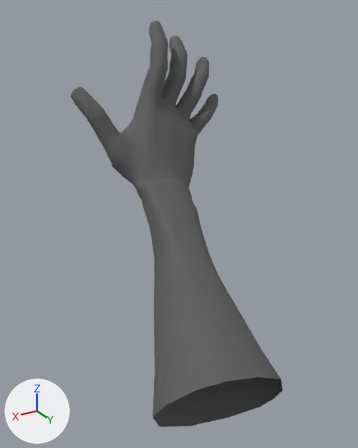
An edit to the FBX model mayaAssets/shadedAssets/handRightOpened_shaded_v001.fbx, drawn before and after from the same camera.
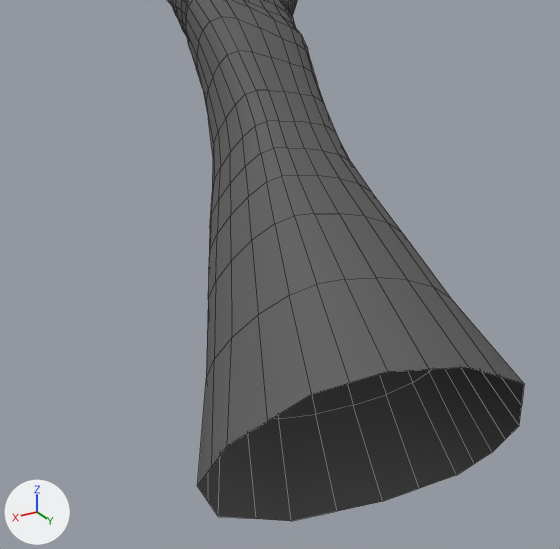
Each version appears first whole from a 50 mm camera at (0.527, 0.881, 0.555) aimed at (0.041, 0.072, 0.151), and next in a close-up from a 50 mm camera at (0.404, 0.698, 0.258) aimed at (0.144, 0.264, 0.042). Arrows for +X, +Y and +Z are at lower left; the lights stay in place. The close-ups show mesh edges as thin lines. Where no turn or scale is listed for an object, it has been applied to the vertices.
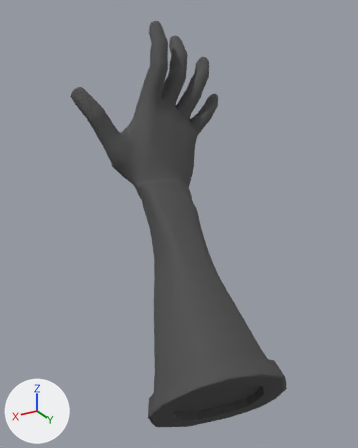
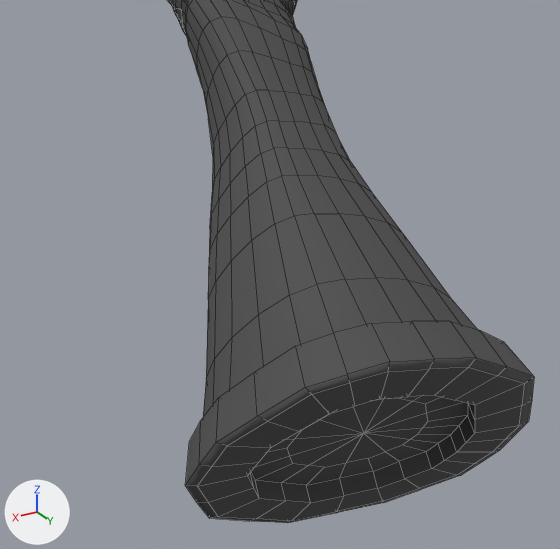
The newer file is also turned or shifted as a whole; pictures and numbers use the older file's frame.

Boxes [x1, y1, x2, y2] around the edits, measured in the close-ups (560 x 549 px):
'polySurface7', reshaped
    before: [167, 0, 524, 521]
    after: [167, 0, 534, 523]
part 1 of me_mesh, built on
    before: [197, 278, 524, 521]
    after: [185, 278, 534, 523]
part 2 of me_mesh, recoloured
    both: [169, 0, 442, 378]

The change, as a list of edits to the scene's bpy script:
```text
Add mat_blinn1:
    mat_blinn1 = principled_material('blinn1')
    mat_blinn1.base_color = (0.0752, 0.0752, 0.0752)  # dark grey #4e4e4e
    mat_blinn1.roughness = 0.853
Change me_mesh:
    used by ob_polysurface7; location = (0.0, 0.0773, 0.183)
    remove me_mesh.from_pydata(...)  # 1545 vertices, 1532 faces; spans x -0.232..0.233, y -0.33..0.332, z -0.354..0.352
    add me_mesh.from_pydata(...)  # 1690 vertices, 1688 faces; spans x -0.232..0.24, y -0.33..0.334, z -0.359..0.352
    me_mesh part 1
    24 faces are deleted
    129 vertices are added at x 0.002..0.24, y 0.172..0.334, z -0.359..-0.133
    9 new vertices lie (0.003, 0.012, -0.007) away from vertices in x 0.064..0.195, y 0.207..0.3, z -0.317..-0.173
    7 new vertices lie (0.004, 0.012, -0.007) away from vertices in x 0.041..0.197, y 0.226..0.281, z -0.31..-0.241
    180 new faces join them
    me_mesh part 2: 1508 faces spanning x -0.232..0.195, y -0.33..0.254, z -0.298..0.352 switch from mat_righthand_blinn (dark grey #5e5e5e) to mat_blinn1 (dark grey #4d4d4d)
```
